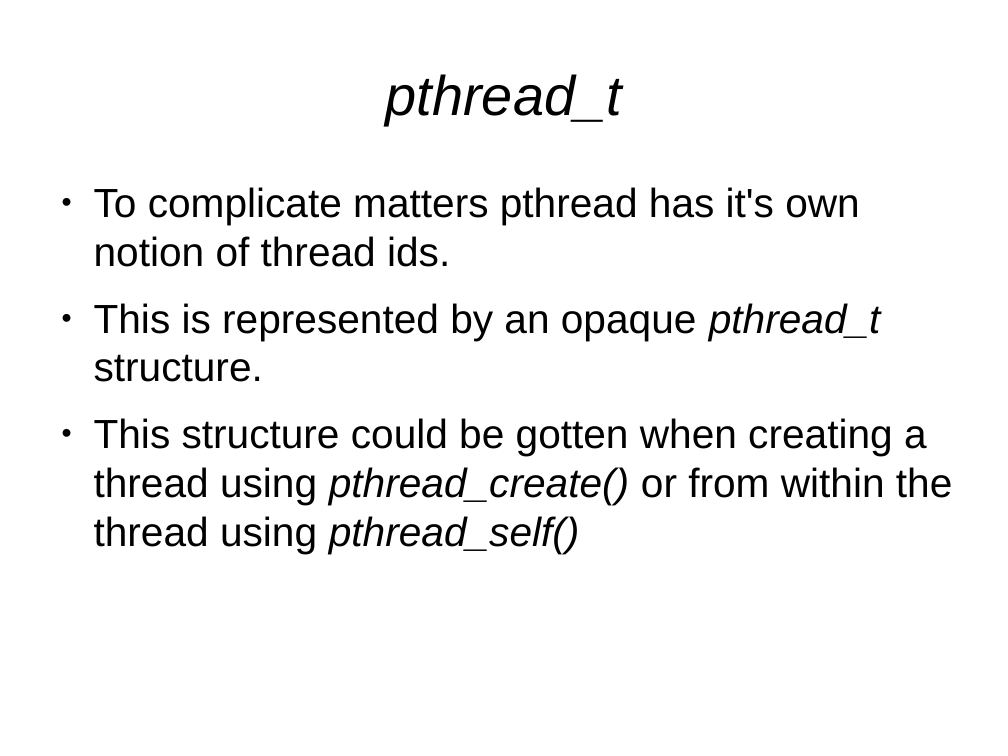
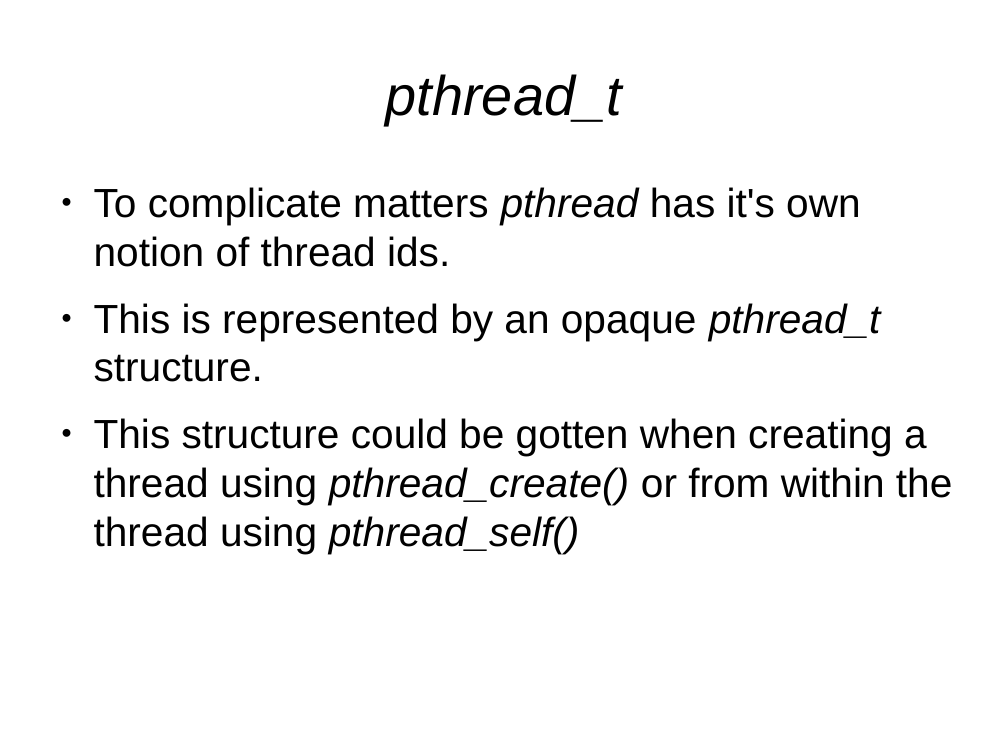
Before and after one commit to veltzer/demos-linux, a slide deck: slide 4 of doc/odp/pthreads_linux.odp. Drawn at 1008x756 pixels with LibreOffice and Linux fonts; fonts in the diff are those of the drawing. Boxes give left, top, right and bottom in pixels: in the first picture for what was removed or moved away, otherwise in the second. Text is boxed around its words. In the diff, an @@ line names an element or a change of style, - is before the commit and + after.

```diff
--- a/doc/odp/pthreads_linux.odp
+++ b/doc/odp/pthreads_linux.odp
@@ text at bbox=[94, 187, 861, 267]: italic on in "pthread" @@
```
Also in this commit, not shown: 7 other slides changed, 1 other file.
